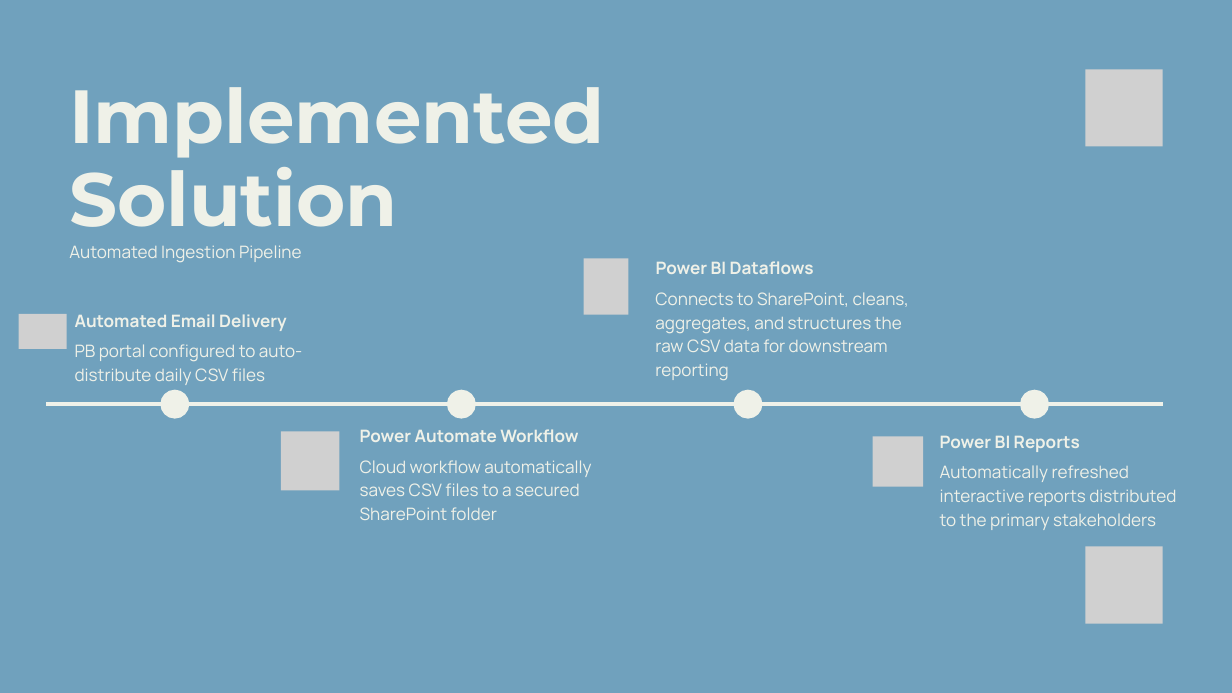
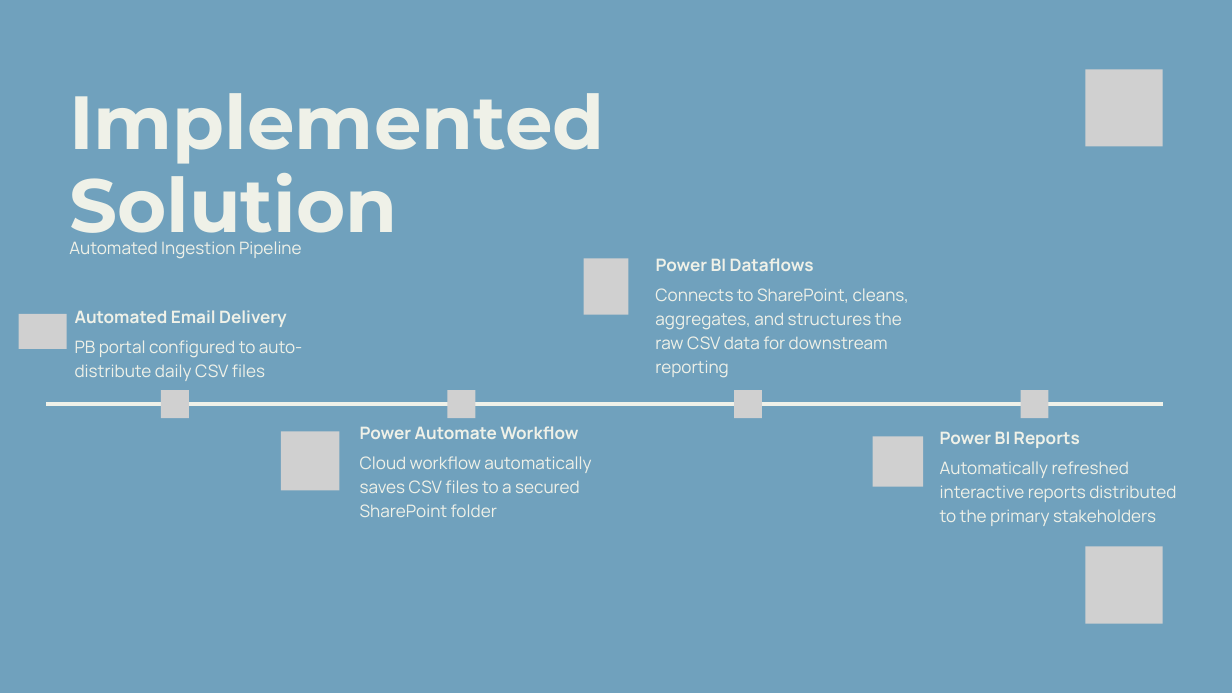
Before and after one commit to sgarciapuga/Work_Portfolio, a slide deck: slide 4 of fx-prime-brokerage-collateral/presentation/fx-primer-broker-collateral.pptx. Drawn at 1232x693 pixels with LibreOffice and Linux fonts; fonts in the diff are those of the drawing; grey boxes stand for pictures. Boxes give left, top, right and bottom in pixels: in the first picture for what was removed or moved away, otherwise in the second. Text is boxed around its words. In the diff, an @@ line names an element or a change of style, - is before the commit and + after.

```diff
--- a/fx-prime-brokerage-collateral/presentation/fx-primer-broker-collateral.pptx
+++ b/fx-prime-brokerage-collateral/presentation/fx-primer-broker-collateral.pptx
@@ text "Implemented Solution" rewrapped from <box>69,87,604,227</box> to <box>69,93,604,250</box> @@
@@ text "Automated Ingestion Pipeline": place and size @@
-text "Automated Ingestion Pipeline" at <box>69,245,302,262</box>
+text "Automated Ingestion Pipeline" at <box>69,241,302,258</box>
@@ text "Connects to SharePoint, cleans, aggregates, ...": place and size @@
-text "Connects to SharePoint, cleans, aggregates, ..." at <box>655,292,909,381</box>
+text "Connects to SharePoint, cleans, aggregates, ..." at <box>655,288,909,378</box>
@@ text "Automated Email Delivery": place and size @@
-text "Automated Email Delivery" at <box>75,314,287,331</box>
+text "Automated Email Delivery" at <box>75,310,287,327</box>
@@ text "PB portal configured to auto-distribute ...": place and size @@
-text "PB portal configured to auto-distribute ..." at <box>75,344,303,385</box>
+text "PB portal configured to auto-distribute ..." at <box>75,340,303,381</box>
@@ picture added at <box>161,390,188,418</box> @@
@@ freeform shape removed at <box>163,392,188,417</box> @@
@@ picture added at <box>447,390,475,418</box> @@
@@ freeform shape removed at <box>449,392,474,417</box> @@
@@ picture added at <box>734,390,762,418</box> @@
@@ freeform shape removed at <box>736,392,761,417</box> @@
@@ picture added at <box>1021,390,1048,418</box> @@
@@ freeform shape removed at <box>1022,392,1047,417</box> @@
@@ text "Cloud workflow automatically saves CSV ...": place and size @@
-text "Cloud workflow automatically saves CSV ..." at <box>360,460,591,520</box>
+text "Cloud workflow automatically saves CSV ..." at <box>360,456,591,517</box>
@@ text "Power BI Reports": place and size @@
-text "Power BI Reports" at <box>940,435,1080,452</box>
+text "Power BI Reports" at <box>940,431,1080,448</box>
@@ text "Automatically refreshed interactive reports distributed ...": place and size @@
-text "Automatically refreshed interactive reports distributed ..." at <box>940,465,1176,530</box>
+text "Automatically refreshed interactive reports distributed ..." at <box>940,461,1176,526</box>
```
Also in this commit, not shown: 13 other slides changed, 3 other files.
